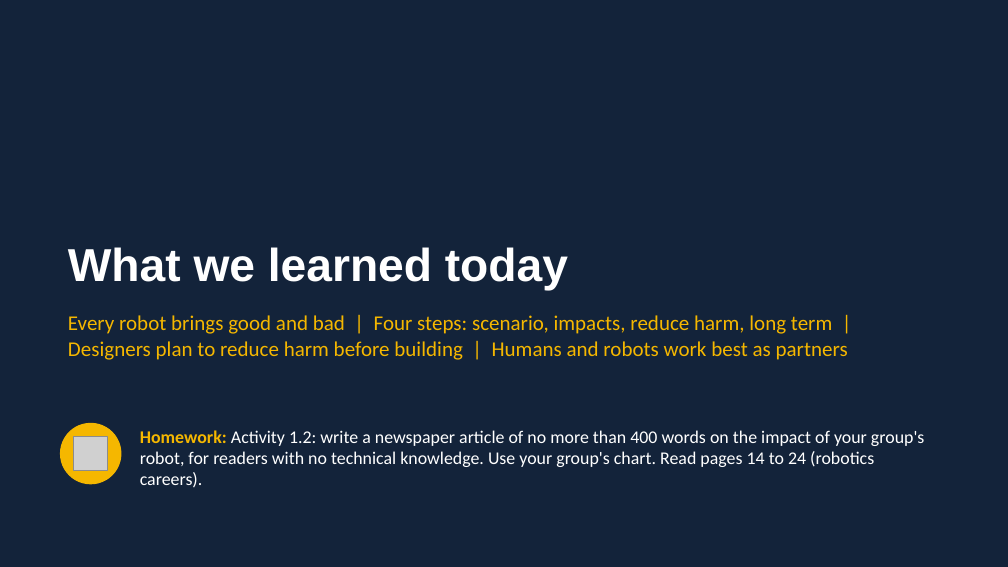
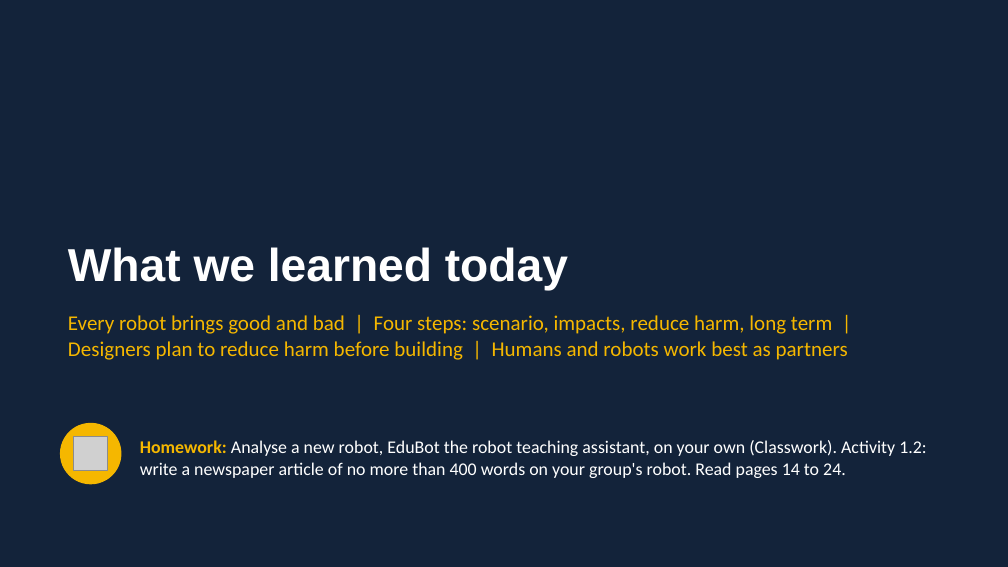
Before and after one commit to deriadsoftsolutions-crypto/WASSCE-Prep, a slide deck: slide 20 of public/teaching/society-1/Robots-and-Society-1-Impact-Analysis.pptx. Drawn at 1008x567 pixels with LibreOffice and Linux fonts; fonts in the diff are those of the drawing; grey boxes stand for pictures. Boxes give left, top, right and bottom in pixels: in the first picture for what was removed or moved away, otherwise in the second. Text is boxed around its words. In the diff, an @@ line names an element or a change of style, - is before the commit and + after.

```diff
--- a/public/teaching/society-1/Robots-and-Society-1-Impact-Analysis.pptx
+++ b/public/teaching/society-1/Robots-and-Society-1-Impact-Analysis.pptx
@@ text at <box>140,440,926,478</box>: text changed @@
-Homework: Activity 1.2: write a newspaper article of no more than 400 words on the impact of your group's robot, for readers with no technical knowledge. Use your group's chart. Read pages 14 to 24 (robotics careers).
+Homework: Analyse a new robot, EduBot the robot teaching assistant, on your own (Classwork). Activity 1.2: write a newspaper article of no more than 400 words on your group's robot. Read pages 14 to 24.
```
Also in this commit, not shown: 7 other files.
